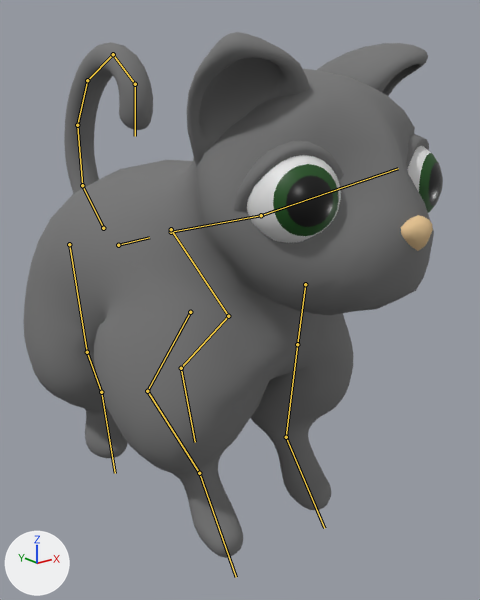
An edit to the FBX model Assets/Art/Models/Cat.fbx, drawn before and after from the same camera.
Rendered twice from a 50 mm camera at (-3.45, -4.9, 3.8) aimed at (0.3, -0.22, 1.93). Arrows for +X, +Y and +Z are at lower left; the lights stay in place. The bones that bend it are drawn over the model as lines.

Names of what the first picture shows: 'cat'.
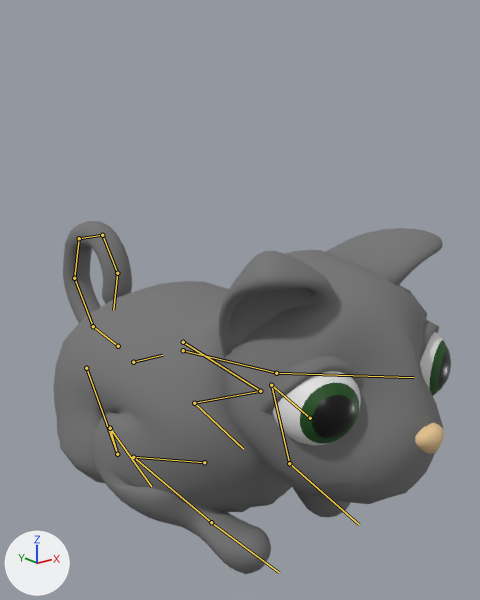
The newer file adds an action. The first version stands in its rest pose; the second is drawn at frame 16 of the action 'Armature|land'.

Boxes (x1, y1, x2, y2) around the edits, measured in the pictures (480 x 600 px):
'cat', posed (33% shorter)
    before: (24, 32, 443, 558)
    after: (53, 221, 451, 574)
bone 'lowerbody', root to tip
    before: (118, 245) to (149, 237)
    after: (133, 362) to (162, 355)
bone 'upperbody', root to tip
    before: (171, 232) to (263, 215)
    after: (183, 350) to (279, 373)
bone 'head', root to tip
    before: (261, 215) to (398, 168)
    after: (276, 373) to (414, 377)
bone 'front1.L', root to tip
    before: (305, 284) to (297, 344)
    after: (310, 418) to (271, 385)
bone 'front2.L', root to tip
    before: (297, 344) to (286, 437)
    after: (271, 385) to (289, 463)
bone 'front3.L', root to tip
    before: (286, 437) to (324, 528)
    after: (289, 463) to (359, 524)
bone 'front1.R', root to tip
    before: (190, 312) to (147, 391)
    after: (204, 462) to (133, 457)
bone 'front2.R', root to tip
    before: (147, 391) to (199, 473)
    after: (133, 457) to (211, 522)
bone 'front3.R', root to tip
    before: (199, 473) to (236, 577)
    after: (211, 522) to (279, 572)
bone 'back1.L', root to tip
    before: (171, 229) to (228, 316)
    after: (183, 342) to (260, 391)
bone 'back2.L', root to tip
    before: (228, 316) to (181, 368)
    after: (260, 391) to (194, 403)
bone 'back3.L', root to tip
    before: (181, 368) to (195, 442)
    after: (194, 403) to (243, 449)
bone 'tail1', root to tip
    before: (103, 228) to (82, 185)
    after: (118, 346) to (93, 326)
bone 'tail3', root to tip
    before: (77, 125) to (87, 80)
    after: (74, 278) to (79, 238)
bone 'tail4', root to tip
    before: (87, 80) to (113, 54)
    after: (79, 238) to (102, 235)
bone 'tail5', root to tip
    before: (113, 54) to (135, 84)
    after: (102, 235) to (117, 273)
bone 'tail6', root to tip
    before: (135, 84) to (135, 136)
    after: (117, 273) to (113, 310)
bone 'back1.R', root to tip
    before: (69, 244) to (87, 352)
    after: (86, 368) to (117, 454)
bone 'back2.R', root to tip
    before: (87, 352) to (101, 392)
    after: (117, 454) to (110, 428)
bone 'back3.R', root to tip
    before: (101, 392) to (115, 473)
    after: (110, 428) to (151, 486)

The change, as a list of edits to the scene's bpy script:
```text
Change bone_lowerbody:
    where bone_lowerbody = bpy.data.objects['Armature'].pose.bones['lowerbody']
    bone_lowerbody.location: (0.0, 0.0, 0.0) -> (0.0, -0.181, 1.329)
    bone_lowerbody.rotation_quaternion: (1.0, 0.0, 0.0, 0.0) -> (0.998, -0.069, 0.0, 0.0)  # degrees (0, 0, 0) -> degrees (-8, 0, 0)
Change bone_upperbody:
    where bone_upperbody = bpy.data.objects['Armature'].pose.bones['upperbody']  # child of 'lowerbody'
    bone_upperbody.rotation_quaternion: (1.0, 0.0, 0.0, 0.0) -> (0.993, 0.118, -0.001, -0.014)  # degrees (0, 0, 0) -> degrees (14, 0, -2)
Change bone_head:
    where bone_head = bpy.data.objects['Armature'].pose.bones['head']  # child of 'upperbody'
    bone_head.rotation_quaternion: (1.0, 0.0, 0.0, 0.0) -> (1.0, -0.024, -0.001, 0.0)  # degrees (0, 0, 0) -> degrees (-3, 0, 0)
Change bone_front1_l:
    where bone_front1_l = bpy.data.objects['Armature'].pose.bones['front1.L']  # child of 'upperbody'
    bone_front1_l.rotation_quaternion: (1.0, 0.0, 0.0, 0.0) -> (0.866, 0.469, 0.128, -0.113)  # degrees (0, 0, 0) -> degrees (56, 19, -5)
Change bone_front2_l:
    where bone_front2_l = bpy.data.objects['Armature'].pose.bones['front2.L']  # child of 'front1.L'
    bone_front2_l.rotation_quaternion: (1.0, 0.0, 0.0, 0.0) -> (0.621, -0.674, 0.304, 0.26)  # degrees (0, 0, 0) -> degrees (-98, 47, -7)
Change bone_front3_l:
    where bone_front3_l = bpy.data.objects['Armature'].pose.bones['front3.L']  # child of 'front2.L'
    bone_front3_l.rotation_quaternion: (1.0, 0.0, 0.0, 0.0) -> (1.0, -0.024, 0.0, 0.0)  # degrees (0, 0, 0) -> degrees (-3, 0, 0)
Change bone_front1_r:
    where bone_front1_r = bpy.data.objects['Armature'].pose.bones['front1.R']  # child of 'upperbody'
    bone_front1_r.rotation_quaternion: (1.0, 0.0, 0.0, 0.0) -> (0.923, 0.36, -0.115, 0.073)  # degrees (0, 0, 0) -> degrees (42, -15, 3)
Change bone_front2_r:
    where bone_front2_r = bpy.data.objects['Armature'].pose.bones['front2.R']  # child of 'front1.R'
    bone_front2_r.rotation_quaternion: (1.0, 0.0, 0.0, 0.0) -> (0.685, -0.642, -0.275, -0.205)  # degrees (0, 0, 0) -> degrees (-88, -40, 5)
Change bone_front3_r:
    where bone_front3_r = bpy.data.objects['Armature'].pose.bones['front3.R']  # child of 'front2.R'
    bone_front3_r.rotation_quaternion: (1.0, 0.0, 0.0, 0.0) -> (0.991, -0.133, 0.002, 0.005)  # degrees (0, 0, 0) -> degrees (-15, 0, 1)
Change bone_back1_l:
    where bone_back1_l = bpy.data.objects['Armature'].pose.bones['back1.L']  # child of 'lowerbody'
    bone_back1_l.rotation_quaternion: (1.0, 0.0, 0.0, 0.0) -> (0.971, -0.235, -0.049, -0.005)  # degrees (0, 0, 0) -> degrees (-27, -6, 1)
Change bone_back2_l:
    where bone_back2_l = bpy.data.objects['Armature'].pose.bones['back2.L']  # child of 'back1.L'
    bone_back2_l.rotation_quaternion: (1.0, 0.0, 0.0, 0.0) -> (0.828, 0.518, -0.217, 0.021)  # degrees (0, 0, 0) -> degrees (66, -22, -12)
Change bone_back3_l:
    where bone_back3_l = bpy.data.objects['Armature'].pose.bones['back3.L']  # child of 'back2.L'
    bone_back3_l.rotation_quaternion: (1.0, 0.0, 0.0, 0.0) -> (0.678, -0.735, -0.016, 0.0)  # degrees (0, 0, 0) -> degrees (-95, -1, 1)
Change bone_tail1:
    where bone_tail1 = bpy.data.objects['Armature'].pose.bones['tail1']  # child of 'lowerbody'
    bone_tail1.rotation_quaternion: (1.0, 0.0, 0.0, 0.0) -> (0.969, -0.249, 0.0, 0.0)  # degrees (0, 0, 0) -> degrees (-29, 0, 0)
Change bone_tail3:
    where bone_tail3 = bpy.data.objects['Armature'].pose.bones['tail3']  # child of 'tail2'
    bone_tail3.rotation_quaternion: (1.0, 0.0, 0.0, 0.0) -> (0.98, 0.201, 0.0, 0.0)  # degrees (0, 0, 0) -> degrees (23, 0, 0)
Change bone_tail4:
    where bone_tail4 = bpy.data.objects['Armature'].pose.bones['tail4']  # child of 'tail3'
    bone_tail4.rotation_quaternion: (1.0, 0.0, 0.0, 0.0) -> (0.98, 0.198, 0.0, 0.0)  # degrees (0, 0, 0) -> degrees (23, 0, 0)
Change bone_tail5:
    where bone_tail5 = bpy.data.objects['Armature'].pose.bones['tail5']  # child of 'tail4'
    bone_tail5.rotation_quaternion: (1.0, 0.0, 0.0, 0.0) -> (0.998, 0.06, 0.0, 0.0)  # degrees (0, 0, 0) -> degrees (7, 0, 0)
Change bone_tail6:
    where bone_tail6 = bpy.data.objects['Armature'].pose.bones['tail6']  # child of 'tail5'
    bone_tail6.rotation_quaternion: (1.0, 0.0, 0.0, 0.0) -> (0.999, -0.036, 0.0, 0.0)  # degrees (0, 0, 0) -> degrees (-4, 0, 0)
Change bone_back1_r:
    where bone_back1_r = bpy.data.objects['Armature'].pose.bones['back1.R']  # child of 'lowerbody'
    bone_back1_r.rotation_quaternion: (1.0, 0.0, 0.0, 0.0) -> (0.987, -0.159, 0.033, 0.003)  # degrees (0, 0, 0) -> degrees (-18, 4, 0)
Change bone_back2_r:
    where bone_back2_r = bpy.data.objects['Armature'].pose.bones['back2.R']  # child of 'back1.R'
    bone_back2_r.rotation_quaternion: (1.0, 0.0, 0.0, 0.0) -> (0.817, 0.531, 0.222, -0.022)  # degrees (0, 0, 0) -> degrees (69, 23, 13)
Change bone_back3_r:
    where bone_back3_r = bpy.data.objects['Armature'].pose.bones['back3.R']  # child of 'back2.R'
    bone_back3_r.rotation_quaternion: (1.0, 0.0, 0.0, 0.0) -> (0.637, -0.771, 0.017, 0.0)  # degrees (0, 0, 0) -> degrees (-101, 1, -2)
```
